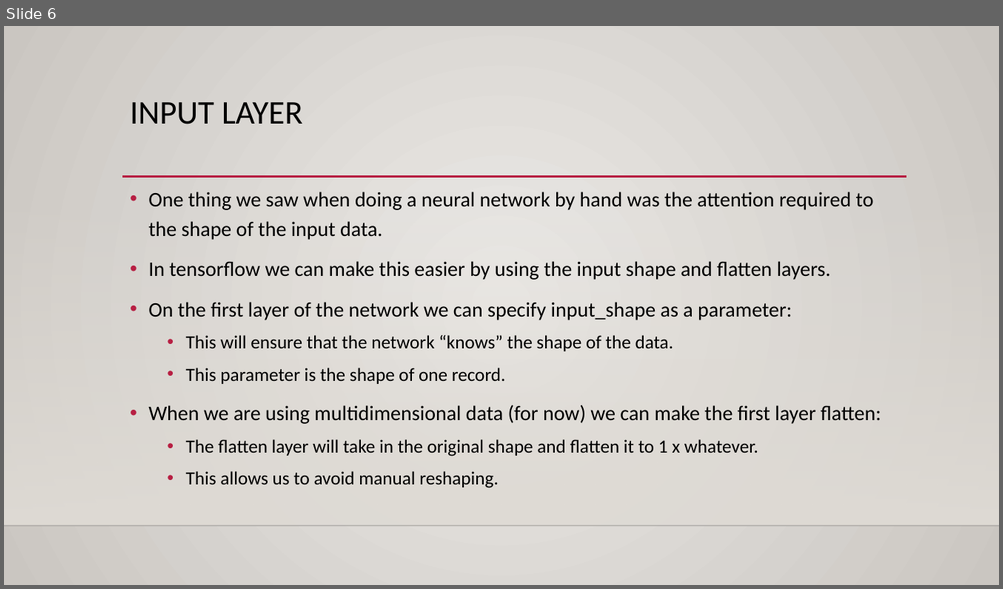
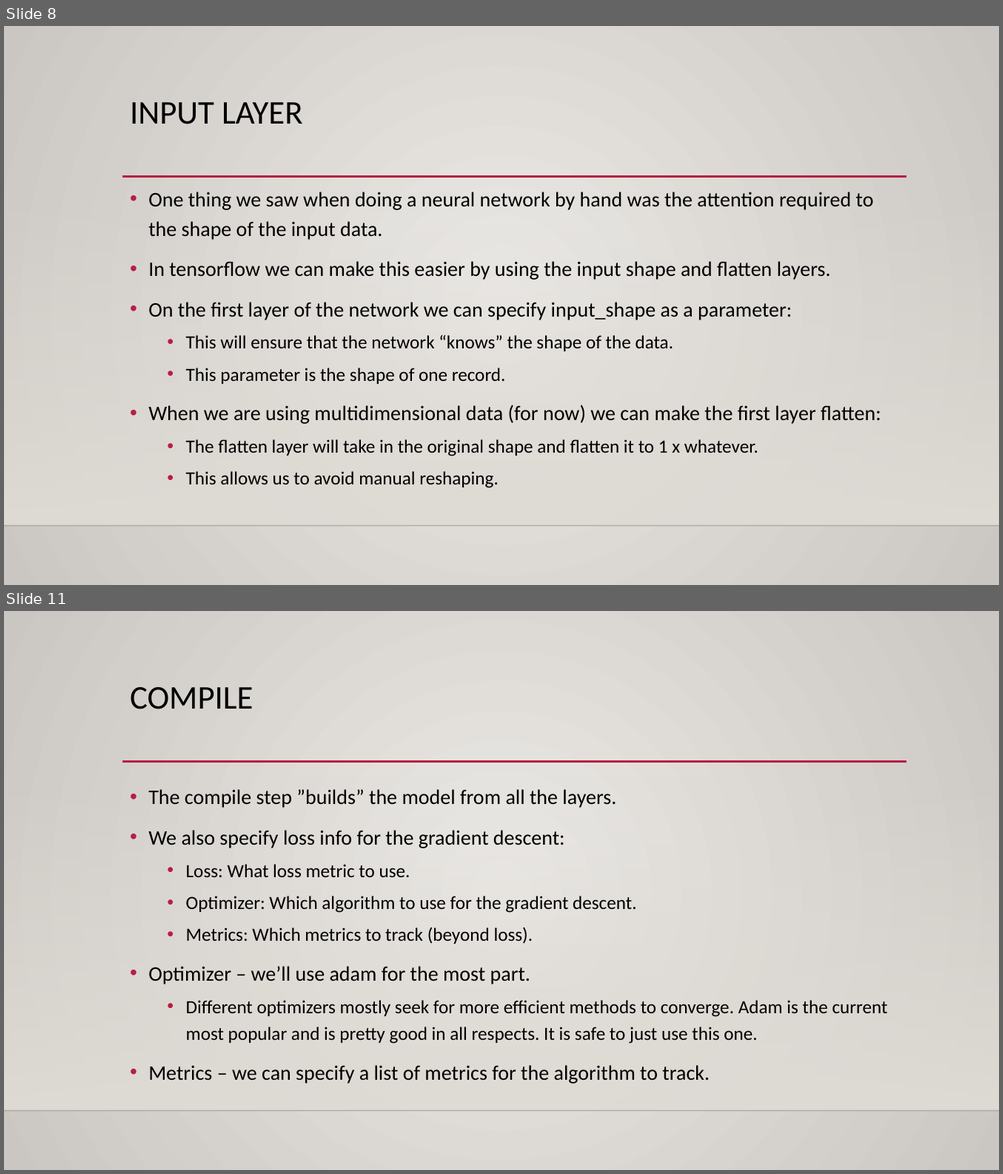
Before and after one commit to allyryry/3950_Workbooks, a slide deck: reference_content/Slides/keras_intro.pptx. Shown one above the other, each under a label of ours: slide 6 before the commit, slides 8 and 11 after it; the slides between them are not shown. The pictures are 1003x589 and 1003x1174 pixels, drawn with LibreOffice and Linux fonts; fonts in the diff are those of the drawing; background and template pictures are left out. Boxes give left, top, right and bottom in pixels: in the first picture for what was removed or moved away, otherwise in the second. Text is boxed around its words. In the diff, an @@ line names an element or a change of style, - is before the commit and + after.

```diff
--- a/reference_content/Slides/keras_intro.pptx
+++ b/reference_content/Slides/keras_intro.pptx
@@ slide 11 added at bbox=[4, 611, 999, 1170], background gradient #ECEAE7 to #CAC7C1; not listed: 3 template elements that a slide beside it also shows @@
@@ title added at bbox=[130, 687, 253, 709], 32 pt, text #000000 @@
+COMPILE
@@ text added at bbox=[148, 789, 888, 1084], 18 pt, text #000000 @@
+• The compile step ”builds” the model from all the layers.
+• We also specify loss info for the gradient descent:
+  • Loss: What loss metric to use.
+  • Optimizer: Which algorithm to use for the gradient descent.
+  • Metrics: Which metrics to track (beyond loss).
+• Optimizer – we’ll use adam for the most part.
+  • Different optimizers mostly seek for more efficient methods to converge. Adam is the current most popular and is pretty good in all respects. It is safe to just use this one.
+• Metrics – we can specify a list of metrics for the algorithm to track.
@@ what was slide 6 is now slide 8 @@
```
Also in this commit, not shown: 4 slides changed, 5 other slides added, 2 other files.
